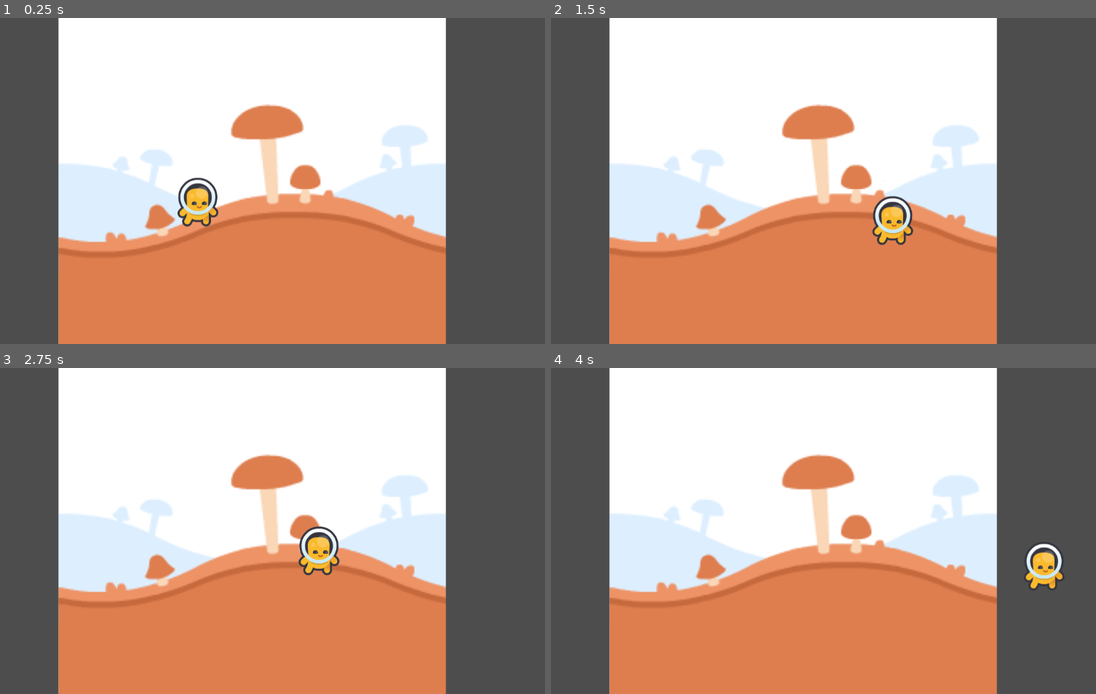
Above: before the commit, frames 1-4 (two rows, left to right).
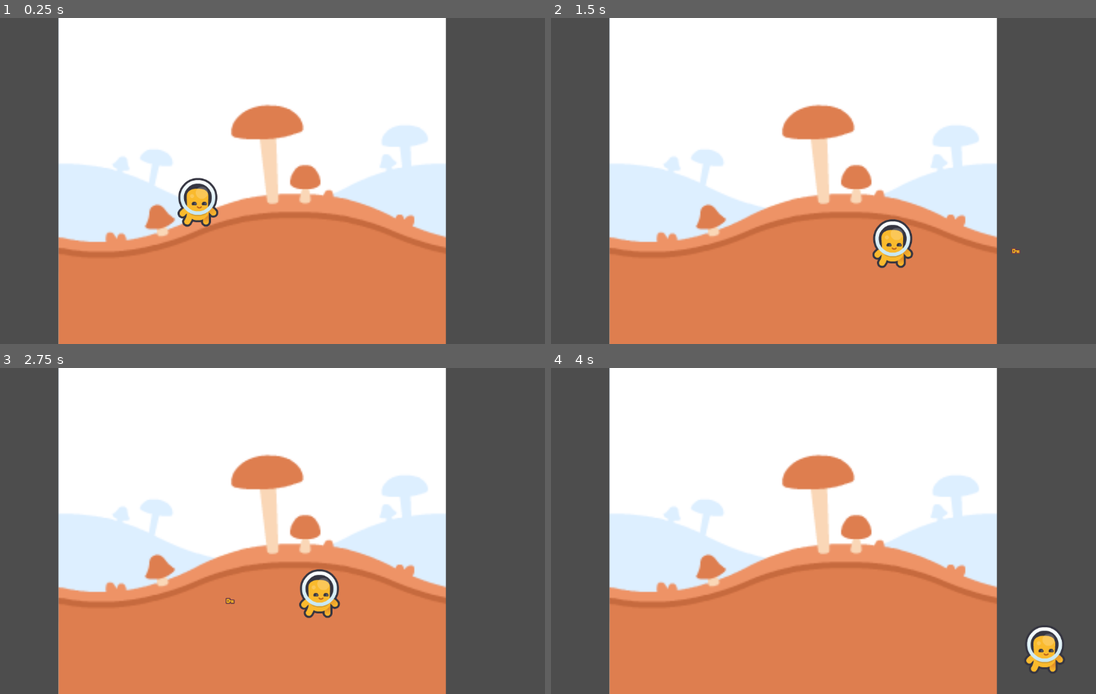
Above: after the commit, the same moments.

Repository: yezt230/rka_tribute
Game: Godot game, scene res://scenes/main.tscn
Two runs of this game, one before a commit and one after it. Both use one fixed random seed, a clock stepped at 60 frames per second and the inputs below.
Inputs:
- Up to frame 1 (0.25 s): no input
- Up to frame 2 (1.5 s): tap Enter (ui_accept) at 0.5, 0.77, 0.8, 1.07, 1.35 s; hold Right (ui_right) from 0.53 s (still down); tap Space (SPACE, bound only after the commit) at 0.6 s
- Up to frame 3 (2.75 s): tap Enter (ui_accept) at 1.52, 1.82, 2.3 s; tap Space (SPACE, bound only after the commit) at 1.55, 2.1 s; release Right (ui_right) at 2.03 s; hold Left (ui_left) from 2.03 s (still down)
- Up to frame 4 (4 s): release Left (ui_left) at 2.78 s; hold Right (ui_right) from 2.78 s (still down); tap Space (SPACE, bound only after the commit) at 2.85 s; tap Enter (ui_accept) at 3.02, 3.32, 3.6, 3.77 s

The runs differ from the first frame. In frame 1, 0.1% of the frame differs, in the area x 32-40%, y 48-65%; in frame 2, 1.4%; in frame 3, 1.7%, in the area x 41-63%, y 48-77%; in frame 4, 1.2%.

Commit message:
Attack element

Diff:
--- a/rka-tribute/project.godot
+++ b/rka-tribute/project.godot
@@ -14,3 +14,30 @@
 run/main_scene="uid://dgfwyp5ukqq1u"
 config/features=PackedStringArray("4.5", "Forward Plus")
 config/icon="res://icon.svg"
+
+[display]
+
+window/vsync/vsync_mode=0
+
+[input]
+
+SPACE={
+"deadzone": 0.2,
+"events": [Object(InputEventKey,"resource_local_to_scene":false,"resource_name":"","device":-1,"window_id":0,"alt_pressed":false,"shift_pressed":false,"ctrl_pressed":false,"meta_pressed":false,"pressed":false,"keycode":0,"physical_keycode":32,"key_label":0,"unicode":32,"location":0,"echo":false,"script":null)
+]
+}
+LEFT={
+"deadzone": 0.2,
+"events": [Object(InputEventKey,"resource_local_to_scene":false,"resource_name":"","device":-1,"window_id":0,"alt_pressed":false,"shift_pressed":false,"ctrl_pressed":false,"meta_pressed":false,"pressed":false,"keycode":0,"physical_keycode":4194319,"key_label":0,"unicode":0,"location":0,"echo":false,"script":null)
+]
+}
+RIGHT={
+"deadzone": 0.2,
+"events": [Object(InputEventKey,"resource_local_to_scene":false,"resource_name":"","device":-1,"window_id":0,"alt_pressed":false,"shift_pressed":false,"ctrl_pressed":false,"meta_pressed":false,"pressed":false,"keycode":0,"physical_keycode":4194321,"key_label":0,"unicode":0,"location":0,"echo":false,"script":null)
+]
+}
+UP={
+"deadzone": 0.2,
+"events": [Object(InputEventKey,"resource_local_to_scene":false,"resource_name":"","device":-1,"window_id":0,"alt_pressed":false,"shift_pressed":false,"ctrl_pressed":false,"meta_pressed":false,"pressed":false,"keycode":0,"physical_keycode":4194320,"key_label":0,"unicode":0,"location":0,"echo":false,"script":null)
+]
+}
--- /dev/null
+++ b/rka-tribute/scenes/attack_manager.gd
@@ -0,0 +1,23 @@
+extends Node2D
+
+@export var attack:PackedScene
+@onready var player = $".." as CharacterBody2D
+@onready var collision_shape_2d = $"../CollisionShape2D" as CollisionShape2D
+@onready var level_layer = get_tree().get_first_node_in_group("level")
+@onready var v_offset = collision_shape_2d.shape.radius
+
+func _ready():
+	print(str(v_offset))
+
+
+func _physics_process(delta: float) -> void:
+	if Input.is_action_just_pressed("SPACE"):
+		var attack_instance = attack.instantiate()
+		var direction: float = player.player_dir
+		#print(str(player.player_dir))
+		attack_instance.direction = direction
+		level_layer.get_parent().add_child(attack_instance)
+
+		var attack_spawn_coords: Vector2 = player.global_position
+		attack_spawn_coords.y = attack_spawn_coords.y - (v_offset * 3)
+		attack_instance.global_position = attack_spawn_coords
--- /dev/null
+++ b/rka-tribute/scenes/attack_manager.tscn
@@ -0,0 +1,8 @@
+[gd_scene load_steps=3 format=3 uid="uid://b17n67k5nu2ru"]
+
+[ext_resource type="Script" uid="uid://ch8xpnxh6wpwi" path="res://scenes/attack_manager.gd" id="1_6l1w0"]
+[ext_resource type="PackedScene" uid="uid://snkt0hfqpvi1" path="res://scenes/player_attack.tscn" id="2_y8qid"]
+
+[node name="AttackManager" type="Node2D"]
+script = ExtResource("1_6l1w0")
+attack = ExtResource("2_y8qid")
--- a/rka-tribute/scenes/main.tscn
+++ b/rka-tribute/scenes/main.tscn
@@ -3,7 +3,7 @@
 [ext_resource type="PackedScene" uid="uid://dmydmpg5baofc" path="res://scenes/player.tscn" id="1_o5qli"]
 [ext_resource type="PackedScene" uid="uid://csiswaxuvb1wn" path="res://scenes/level.tscn" id="2_0wfyh"]
 
-[node name="Main" type="Node2D"]
+[node name="Main" type="Node2D" groups=["level"]]
 
 [node name="Level" parent="." instance=ExtResource("2_0wfyh")]
 
--- a/rka-tribute/scenes/player.gd
+++ b/rka-tribute/scenes/player.gd
@@ -3,7 +3,7 @@
 
 const SPEED = 300.0
 const JUMP_VELOCITY = -400.0
-
+@onready var player_dir: float = 0
 
 func _physics_process(delta: float) -> void:
 	# Add the gravity.
@@ -11,15 +11,22 @@
 		velocity += get_gravity() * delta
 
 	# Handle jump.
-	if Input.is_action_just_pressed("ui_accept") and is_on_floor():
+	if Input.is_action_just_pressed("UP") and is_on_floor():
 		velocity.y = JUMP_VELOCITY
 
 	# Get the input direction and handle the movement/deceleration.
 	# As good practice, you should replace UI actions with custom gameplay actions.
-	var direction := Input.get_axis("ui_left", "ui_right")
+	var direction := Input.get_axis("LEFT", "RIGHT")
+	get_orientation(direction)
 	if direction:
 		velocity.x = direction * SPEED
 	else:
 		velocity.x = move_toward(velocity.x, 0, SPEED)
 
 	move_and_slide()
+
+
+func get_orientation(dir):
+	# direction can only be -1 or 1
+	if dir != 0.0:
+		player_dir = dir
--- a/rka-tribute/scenes/player.tscn
+++ b/rka-tribute/scenes/player.tscn
@@ -1,7 +1,23 @@
-[gd_scene load_steps=7 format=3 uid="uid://dmydmpg5baofc"]
+[gd_scene load_steps=8 format=3 uid="uid://dmydmpg5baofc"]
 
 [ext_resource type="Texture2D" uid="uid://dbqdrvurumts6" path="res://assets/spritesheet-characters-default.png" id="1_3vyb7"]
 [ext_resource type="Script" uid="uid://cgm5y75wob1ca" path="res://scenes/player.gd" id="1_g2els"]
+[ext_resource type="PackedScene" uid="uid://b17n67k5nu2ru" path="res://scenes/attack_manager.tscn" id="3_qhqgy"]
+
+[sub_resource type="Animation" id="Animation_qhqgy"]
+length = 0.001
+tracks/0/type = "value"
+tracks/0/imported = false
+tracks/0/enabled = true
+tracks/0/path = NodePath("Sprite2D:frame")
+tracks/0/interp = 1
+tracks/0/loop_wrap = true
+tracks/0/keys = {
+"times": PackedFloat32Array(0),
+"transitions": PackedFloat32Array(1),
+"update": 1,
+"values": [0]
+}
 
 [sub_resource type="Animation" id="Animation_g2els"]
 resource_name = "idle"
@@ -18,21 +34,6 @@
 "values": [24]
 }
 
-[sub_resource type="Animation" id="Animation_qhqgy"]
-length = 0.001
-tracks/0/type = "value"
-tracks/0/imported = false
-tracks/0/enabled = true
-tracks/0/path = NodePath("Sprite2D:frame")
-tracks/0/interp = 1
-tracks/0/loop_wrap = true
-tracks/0/keys = {
-"times": PackedFloat32Array(0),
-"transitions": PackedFloat32Array(1),
-"update": 1,
-"values": [0]
-}
-
 [sub_resource type="AnimationLibrary" id="AnimationLibrary_dqkch"]
 _data = {
 &"RESET": SubResource("Animation_qhqgy"),
@@ -46,6 +47,7 @@
 script = ExtResource("1_g2els")
 
 [node name="Sprite2D" type="Sprite2D" parent="."]
+texture_filter = 1
 position = Vector2(2, -60)
 texture = ExtResource("1_3vyb7")
 hframes = 8
@@ -61,3 +63,5 @@
 position = Vector2(-1, -37)
 scale = Vector2(4, 4)
 shape = SubResource("CircleShape2D_3vyb7")
+
+[node name="AttackManager" parent="." instance=ExtResource("3_qhqgy")]
--- /dev/null
+++ b/rka-tribute/scenes/player_attack.gd
@@ -0,0 +1,17 @@
+extends CharacterBody2D
+
+const MOVE_SPEED: float = 35000
+@onready var direction: float
+
+func _ready():
+	#direction
+	pass
+
+
+func _physics_process(delta: float) -> void:
+	velocity.x = (MOVE_SPEED * direction) * delta
+	move_and_slide()
+
+
+func _on_timer_timeout():
+	queue_free()
--- /dev/null
+++ b/rka-tribute/scenes/player_attack.tscn
@@ -0,0 +1,26 @@
+[gd_scene load_steps=4 format=3 uid="uid://snkt0hfqpvi1"]
+
+[ext_resource type="Texture2D" uid="uid://i11gw34oh753" path="res://assets/tile_0027.png" id="1_2tl33"]
+[ext_resource type="Script" uid="uid://r411nakck563" path="res://scenes/player_attack.gd" id="1_pqjam"]
+
+[sub_resource type="CircleShape2D" id="CircleShape2D_2tl33"]
+radius = 11.045361
+
+[node name="PlayerAttack" type="CharacterBody2D"]
+collision_layer = 2
+collision_mask = 2
+script = ExtResource("1_pqjam")
+
+[node name="Sprite2D" type="Sprite2D" parent="."]
+texture_filter = 1
+texture = ExtResource("1_2tl33")
+
+[node name="CollisionShape2D" type="CollisionShape2D" parent="."]
+shape = SubResource("CircleShape2D_2tl33")
+
+[node name="Timer" type="Timer" parent="."]
+wait_time = 1.5
+one_shot = true
+autostart = true
+
+[connection signal="timeout" from="Timer" to="." method="_on_timer_timeout"]
Binary file added: rka-tribute/assets/Preview.png
Not shown, added: rka-tribute/assets/Preview.png.import
Binary file added: rka-tribute/assets/tile_0027.png
Not shown, added: rka-tribute/assets/tile_0027.png.import
Not shown, added: rka-tribute/scenes/attack_manager.gd.uid
Not shown, added: rka-tribute/scenes/player_attack.gd.uid
